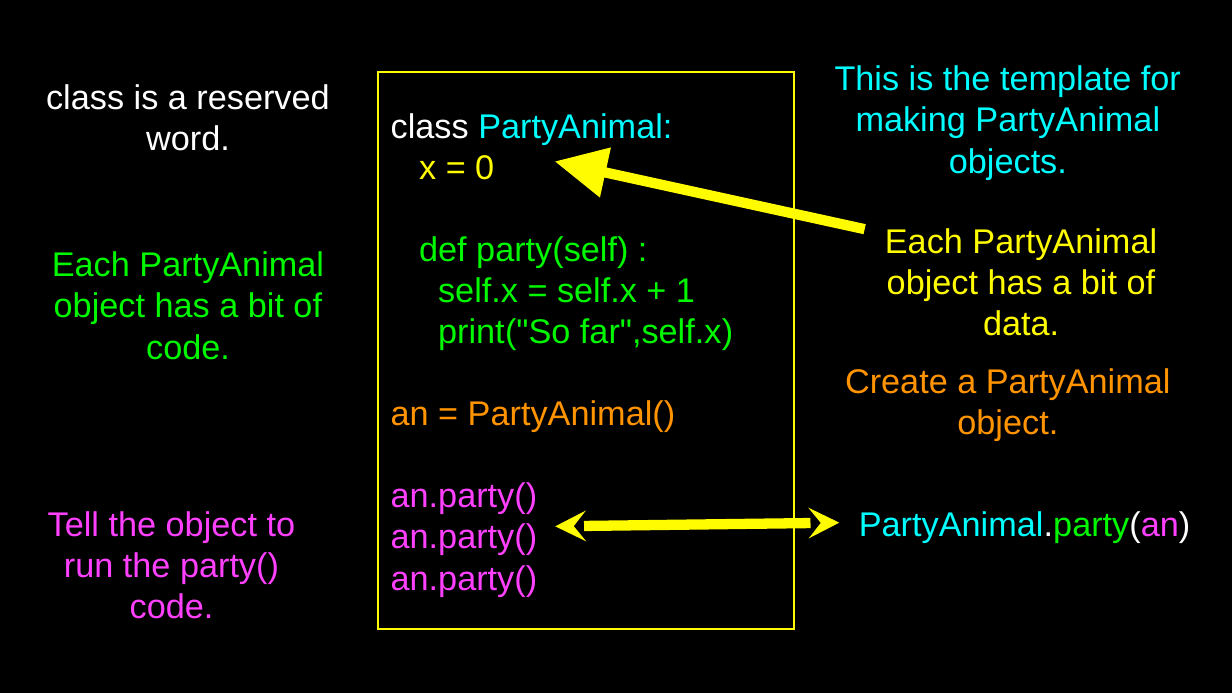
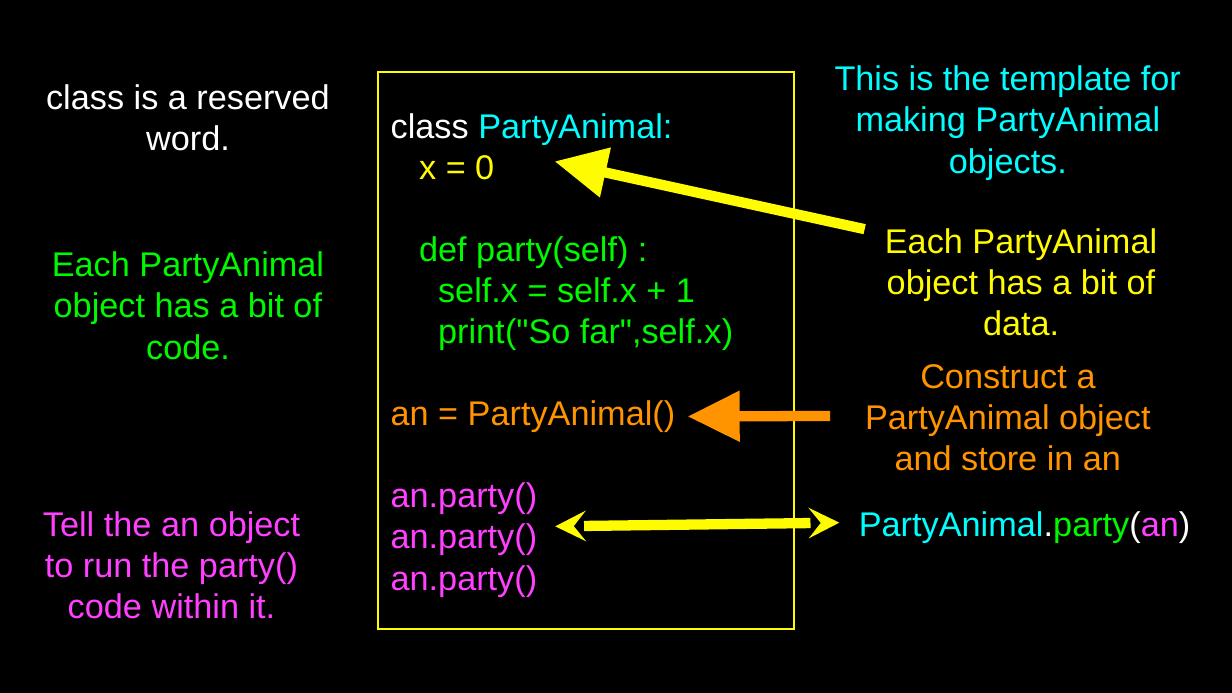
Before and after one commit to csev/py4e, a slide deck: slide 19 of lectures3/Pythonlearn-14-Objects.pptx (slide 21 before the commit). Drawn at 1232x693 pixels with LibreOffice and Linux fonts; fonts in the diff are those of the drawing. Boxes give left, top, right and bottom in pixels: in the first picture for what was removed or moved away, otherwise in the second. Text is boxed around its words. In the diff, an @@ line names an element or a change of style, - is before the commit and + after.

Commit message:
Objects Lectures

```diff
--- a/lectures3/Pythonlearn-14-Objects.pptx
+++ b/lectures3/Pythonlearn-14-Objects.pptx
@@ text at [865,364,1150,471]: text changed @@
-Create a PartyAnimal object.
+Construct a PartyAnimal object and store in an
@@ arrow added from (830, 416) to (689, 416), #FF9300 6 pt @@
@@ text at [43,511,300,619]: text changed @@
-Tell the object to run the party() code.
+Tell the an object to run the party() code within it.
```
Also in this commit, not shown: 9 other slides changed, 5 slides removed, 1 other file.
